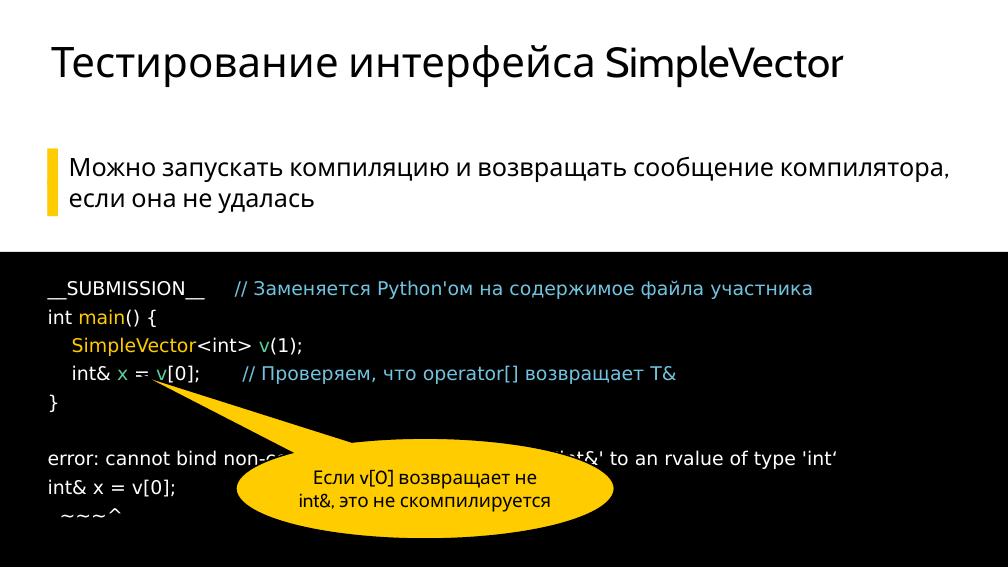
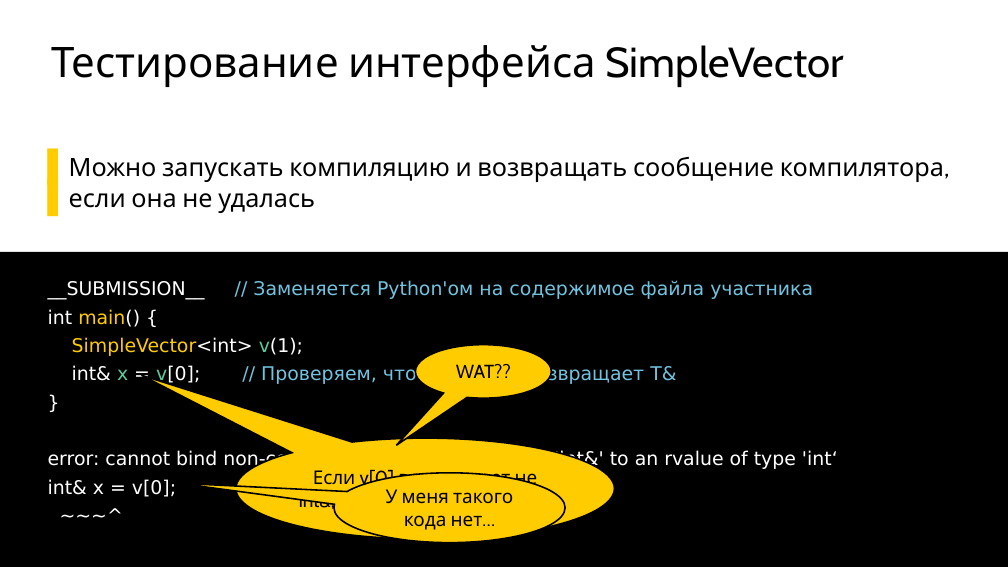
Before and after one commit to ishfb/cpprus18, a slide deck: slide 37 of slides.pptx. Drawn at 1008x567 pixels with LibreOffice and Linux fonts; fonts in the diff are those of the drawing. Boxes give left, top, right and bottom in pixels: in the first picture for what was removed or moved away, otherwise in the second. Text is boxed around its words. In the diff, an @@ line names an element or a change of style, - is before the commit and + after.

```diff
--- a/slides.pptx
+++ b/slides.pptx
@@ speech bubble added at (416,345,552,399), fill #FFCC00, outline #000000 3 pt, 36 pt, text #000000 @@
+WAT??
@@ speech bubble added at (334,473,565,543), fill #FFCC00, outline #000000 3 pt, 36 pt, text #000000 @@
+У меня такого кода нет…
```
Also in this commit, not shown: 1 other slide changed, 6 slides added, 1 slide removed, 1 other file.
